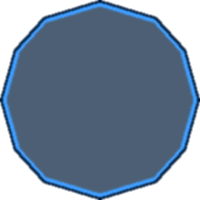
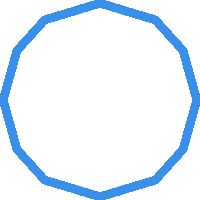
Comparing the layer stacks of the two 200 x 200 images. Changes:
added layer "kopia: kopia: kopia: Tło #2" above "kopia: kopia: kopia: Tło #1" over left=0, top=0, right=200, bottom=200
hid "kopia: kopia: kopia: Tło #1" over left=0, top=0, right=200, bottom=200
hid "kopia: kopia: kopia: Tło" over left=5, top=5, right=195, bottom=195
